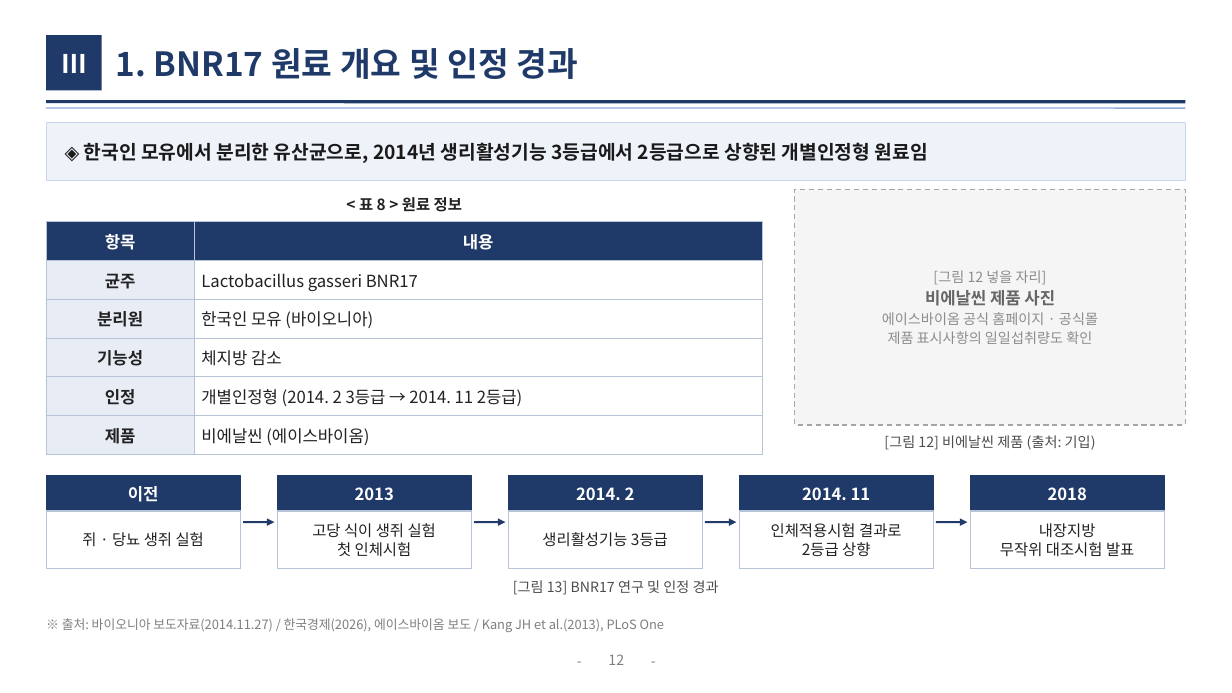
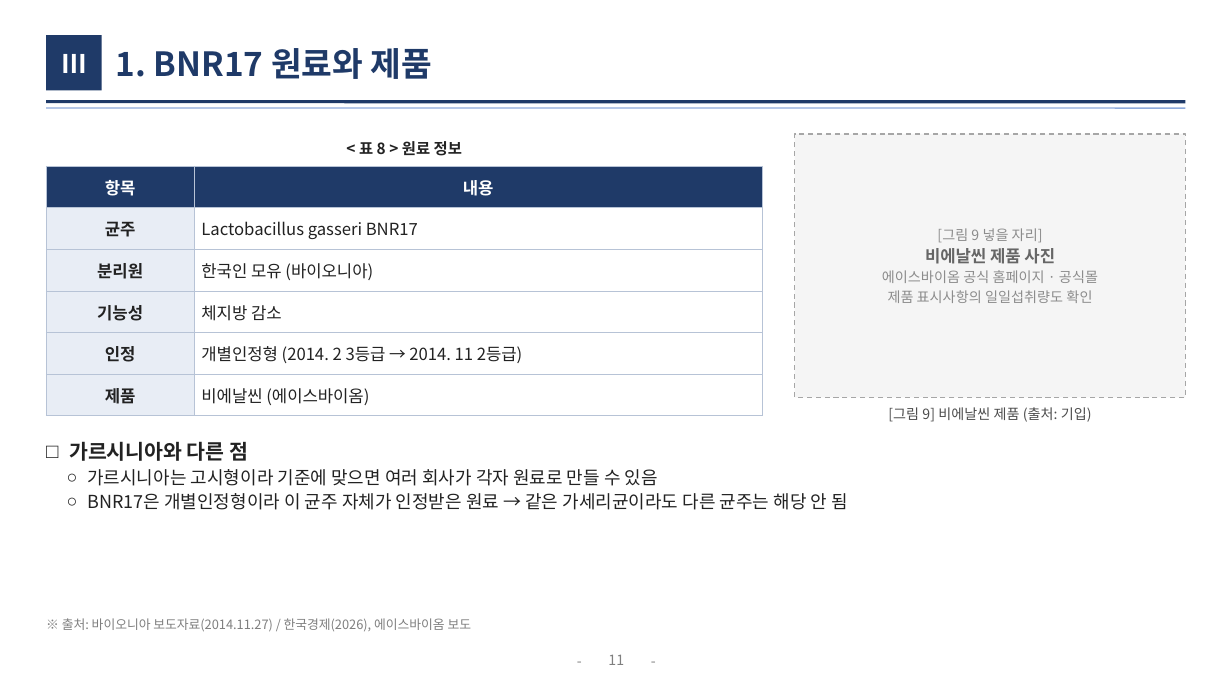
Before and after one commit to logvinca99-cell/logvinca, a slide deck: slide 11 of 발표자료/체중조절_발표_기능성식품학.pptx (slide 12 before the commit). Drawn at 1232x693 pixels with LibreOffice and Linux fonts; fonts in the diff are those of the drawing. Boxes give left, top, right and bottom in pixels: in the first picture for what was removed or moved away, otherwise in the second. Text is boxed around its words. In the diff, an @@ line names an element or a change of style, - is before the commit and + after.

```diff
--- a/발표자료/체중조절_발표_기능성식품학.pptx
+++ b/발표자료/체중조절_발표_기능성식품학.pptx
@@ title at (115,48,432,79): text changed @@
-1. BNR17 원료 개요 및 인정 경과
+1. BNR17 원료와 제품
@@ text "< 표 8 > 원료 ...": place and size @@
-text "< 표 8 > 원료 ..." at (359,197,462,212)
+text "< 표 8 > 원료 ..." at (359,141,462,156)
@@ rectangle removed at (46,123,1186,180) @@
@@ text removed at (84,142,928,161) @@
-◈ 한국인 모유에서 분리한 유산균으로, 2014년 생리활성기능 3등급에서 2등급으로 상향된 개별인정형 원료임
@@ rectangle: place and size @@
-rectangle at (795,189,1186,425)
+rectangle at (795,134,1186,397)
@@ text "[그림 9 넣을 자리]": place and size @@
-text "[그림 9 넣을 자리]" at (882,270,1098,344)
+text "[그림 9 넣을 자리]" at (882,228,1098,303)
@@ table: place and size @@
-table at (46,222,762,449)
+table at (46,166,762,409)
@@ text at (937,228,1043,243): text changed @@
-[그림 12 넣을 자리]
+[그림 9 넣을 자리]
@@ text at (888,407,1092,422): text changed @@
-[그림 12] 비에날씬 제품 (출처: 기입)
+[그림 9] 비에날씬 제품 (출처: 기입)
@@ text added at (69,441,848,510), 14 pt, text #222222 @@
+□ 가르시니아와 다른 점
+  ○ 가르시니아는 고시형이라 기준에 맞으면 여러 회사가 각자 원료로 만들 수 있음
+  ○ BNR17은 개별인정형이라 이 균주 자체가 인정받은 원료 → 같은 가세리균이라도 다른 균주는 해당 안 됨
@@ rectangle removed at (46,476,240,511) @@
-이전
@@ rectangle removed at (277,476,471,511) @@
-2013
@@ rectangle removed at (508,476,702,511) @@
-2014. 2
@@ rectangle removed at (739,476,933,511) @@
-2014. 11
@@ rectangle removed at (970,476,1165,511) @@
-2018
@@ rectangle removed at (46,511,240,568) @@
-쥐 · 당뇨 생쥐 실험
@@ arrow removed from (243, 522) to (274, 522) @@
@@ rectangle removed at (277,511,471,568) @@
-고당 식이 생쥐 실험
-첫 인체시험
@@ arrow removed from (474, 522) to (506, 522) @@
@@ rectangle removed at (508,511,702,568) @@
-생리활성기능 3등급
@@ arrow removed from (705, 522) to (737, 522) @@
@@ rectangle removed at (739,511,933,568) @@
-인체적용시험 결과로
-2등급 상향
@@ arrow removed from (936, 522) to (968, 522) @@
@@ rectangle removed at (970,511,1165,568) @@
-내장지방
-무작위 대조시험 발표
@@ text removed at (513,580,719,595) @@
-[그림 13] BNR17 연구 및 인정 경과
@@ text at (62,618,472,631): text changed @@
-※ 출처: 바이오니아 보도자료(2014.11.27) / 한국경제(2026), 에이스바이옴 보도 / Kang JH et al.(2013), PLoS One
+※ 출처: 바이오니아 보도자료(2014.11.27) / 한국경제(2026), 에이스바이옴 보도
@@ page number at (608,654,624,665): text changed @@
-12
+11
```
Also in this commit, not shown: 10 other slides changed, 5 slides added, 9 slides removed.
